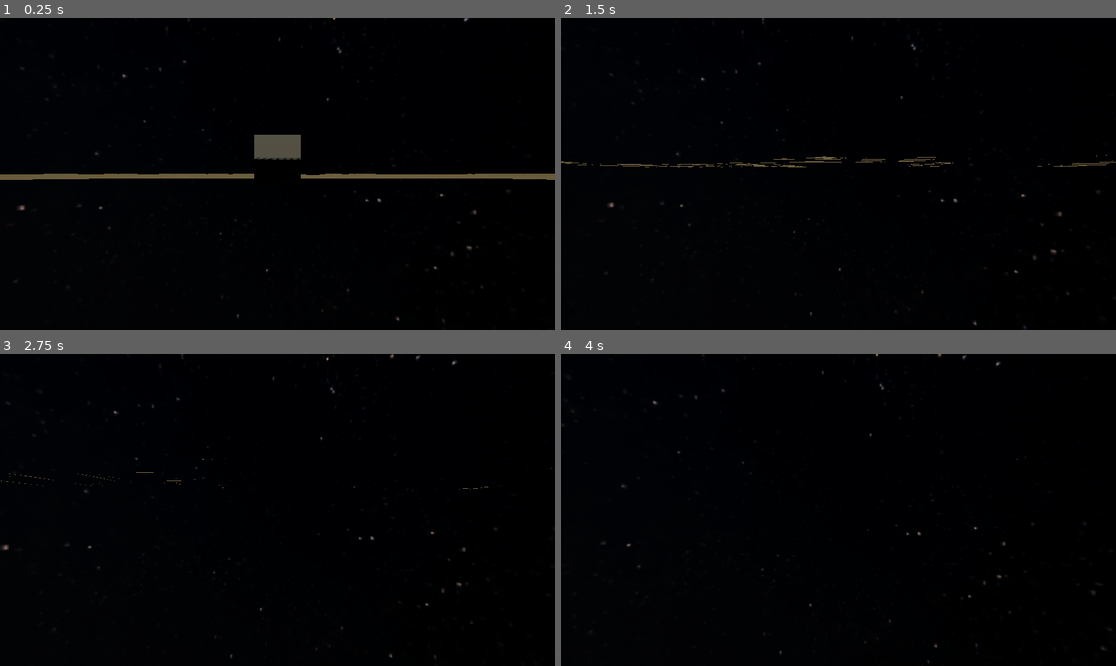
Above: before the commit, frames 1-4 (two rows, left to right).
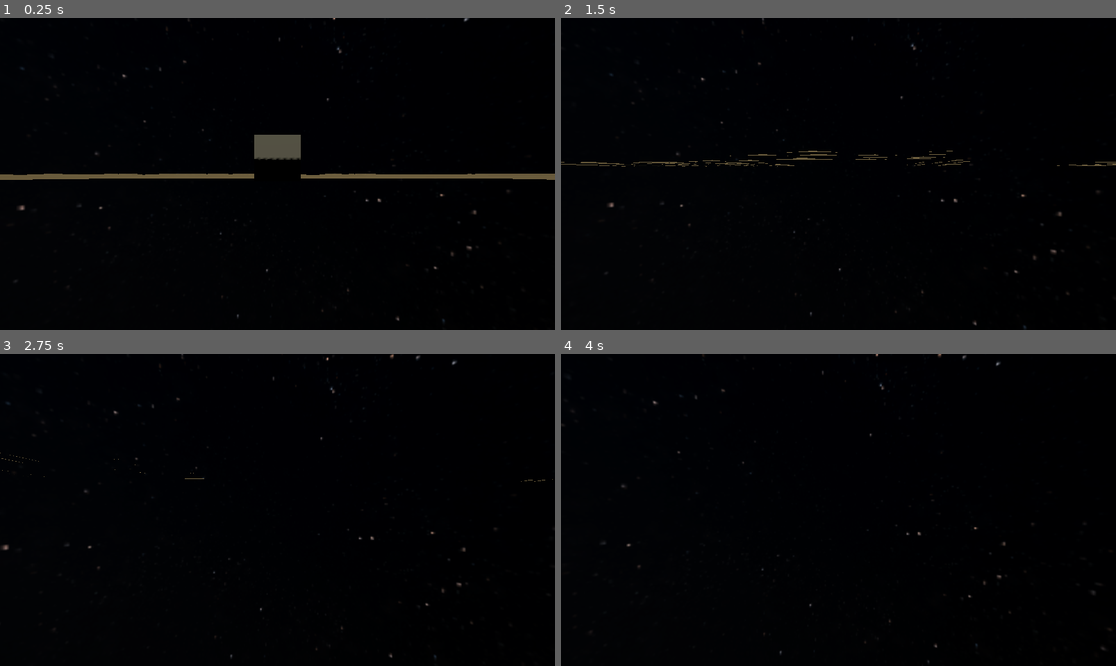
Above: after the commit, the same moments.

Repository: drussillo/Planet-Prospectors
Game: Godot game, scene res://scenes/planet1/planet_1.tscn
Two runs of this game, one before a commit and one after it. Both use one fixed random seed, a clock stepped at 60 frames per second and the inputs below.
Inputs (mouse positions are in pixels of both pictures, inside the frame that each line leads up to):
- Up to frame 1 (0.25 s): no input
- Up to frame 2 (1.5 s): move the mouse to (866, 174) at 0.52 s; hold F (interact, bound only after the commit) 0.53-1.28 s; hold W (forward) from 0.53 s (still down); tap Space (jump) at 0.77 s; move the mouse to (810, 174) at 1.27 s; tap F (interact, bound only after the commit) at 1.35 s
- Up to frame 3 (2.75 s): keep holding W (forward); tap Space (jump) at 1.52 s; move the mouse to (288, 503) at 2.02 s; hold F (interact, bound only after the commit) from 2.03 s (still down)
- Up to frame 4 (4 s): keep holding W (forward); move the mouse to (832, 516) at 2.77 s; release F (interact, bound only after the commit) at 2.78 s; tap F (interact, bound only after the commit) at 2.85 s; tap Space (jump) at 3.02, 3.77 s; tap Enter at 3.5 s; move the mouse to (877, 513) at 3.52 s; hold F (interact, bound only after the commit) from 3.53 s (still down)

The runs differ from the first frame. In frame 1, less than 0.1% of the frame differs, in the area x 2-27%, y 49-51%; in frame 2, 0.6%, in the area x 0-100%, y 42-48%; in frame 3, less than 0.1%; in frame 4, less than 0.1%.

Commit message:
Oil chunks - Added oil chunks - Added chunk and oil chunk groups and tracking - Added oil collection - Added drill scene (still very conceptual)

Diff:
--- a/planet-prospectors/project.godot
+++ b/planet-prospectors/project.godot
@@ -14,6 +14,11 @@
 run/main_scene="uid://c7nvrwodb08oj"
 config/features=PackedStringArray("4.6", "Forward Plus")
 config/icon="res://icon.svg"
+
+[global_group]
+
+oilchunks=""
+chunks=""
 
 [input]
 
@@ -47,6 +52,11 @@
 "events": [Object(InputEventKey,"resource_local_to_scene":false,"resource_name":"","device":-1,"window_id":0,"alt_press …(195 unchanged characters)…
 ]
 }
+interact={
+"deadzone": 0.2,
+"events": [Object(InputEventKey,"resource_local_to_scene":false,"resource_name":"","device":-1,"window_id":0,"alt_pressed":false,"shift_pressed":false,"ctrl_pressed":false,"meta_pressed":false,"pressed":false,"keycode":0,"physical_keycode":70,"key_label":0,"unicode":102,"location":0,"echo":false,"script":null)
+]
+}
 
 [physics]
 
--- /dev/null
+++ b/planet-prospectors/scenes/drill.tscn
@@ -0,0 +1,20 @@
+[gd_scene format=3 uid="uid://dtuutkdkce8eu"]
+
+[ext_resource type="Script" uid="uid://s5mh6qyyv8r0" path="res://scripts/drill.gd" id="1_vm0cf"]
+
+[sub_resource type="PrismMesh" id="PrismMesh_4vdoa"]
+
+[sub_resource type="ConcavePolygonShape3D" id="ConcavePolygonShape3D_4vdoa"]
+data = PackedVector3Array(0, 0.5, 0.5, 0.5, -0.5, 0.5, -0.5, -0.5, 0.5, 0, 0.5, -0.5, -0.5, -0.5, -0.5, 0.5, -0.5, -0.5, 0, 0.5, 0.5, 0, 0.5, -0.5, 0.5, -0.5, 0.5, 0, 0.5, -0.5, 0.5, -0.5, -0.5, 0.5, -0.5, 0.5, 0, 0.5, -0.5, 0, 0.5, 0.5, -0.5, -0.5, -0.5, 0, 0.5, 0.5, -0.5, -0.5, 0.5, -0.5, -0.5, -0.5, -0.5, -0.5, 0.5, 0.5, -0.5, 0.5, -0.5, -0.5, -0.5, 0.5, -0.5, 0.5, 0.5, -0.5, -0.5, -0.5, -0.5, -0.5)
+
+[node name="Drill" type="Node3D" unique_id=1771076]
+script = ExtResource("1_vm0cf")
+
+[node name="MeshInstance3D" type="MeshInstance3D" parent="." unique_id=629064329]
+transform = Transform3D(1, 0, 0, 0, -1, 8.742278e-08, 0, -8.742278e-08, -1, 0, 0, 0)
+mesh = SubResource("PrismMesh_4vdoa")
+
+[node name="StaticBody3D" type="StaticBody3D" parent="MeshInstance3D" unique_id=910968742]
+
+[node name="CollisionShape3D" type="CollisionShape3D" parent="MeshInstance3D/StaticBody3D" unique_id=121035060]
+shape = SubResource("ConcavePolygonShape3D_4vdoa")
--- a/planet-prospectors/scenes/player.tscn
+++ b/planet-prospectors/scenes/player.tscn
@@ -1,6 +1,7 @@
 [gd_scene format=3 uid="uid://dsxv2swex35t6"]
 
 [ext_resource type="Script" uid="uid://u2n20ou62y4e" path="res://scripts/player.gd" id="1_4flbx"]
+[ext_resource type="Script" uid="uid://ddy4lwod8fyf" path="res://scripts/playeraim.gd" id="2_g2els"]
 
 [sub_resource type="CapsuleShape3D" id="CapsuleShape3D_sh265"]
 
@@ -16,3 +17,7 @@
 
 [node name="Camera3D" type="Camera3D" parent="Head" unique_id=1528314665]
 transform = Transform3D(1, 0, 0, 0, 1, 0, 0, 0, 1, 0, 0.49289918, 0)
+
+[node name="PlayerAim" type="RayCast3D" parent="Head" unique_id=1442054577]
+transform = Transform3D(2, 0, 0, 0, -8.742278e-08, -2, 0, 2, -8.742278e-08, 0, 0, 0)
+script = ExtResource("2_g2els")
--- /dev/null
+++ b/planet-prospectors/scripts/drill.gd
@@ -0,0 +1,11 @@
+extends Node3D
+
+
+# Called when the node enters the scene tree for the first time.
+func _ready() -> void:
+	pass # Replace with function body.
+
+
+# Called every frame. 'delta' is the elapsed time since the previous frame.
+func _process(delta: float) -> void:
+	pass
--- a/planet-prospectors/scripts/planet1/chunk.gd
+++ b/planet-prospectors/scripts/planet1/chunk.gd
@@ -4,19 +4,30 @@
 var chunk_length
 var chunk_height
 var mat
+var oilchunk
+var oil_amount:int = 0
 
+func get_oil_amount() -> int:
+	return oil_amount
 
-func set_chunk(x, z, width, length) -> void:
+func set_chunk(x, z, width, length, is_oilchunk) -> void:
 	mat = $floor.get_surface_override_material(0).duplicate()
 	$floor.set_surface_override_material(0, mat)
 	chunk_width = width
 	chunk_length = length
 	chunk_height = randi_range(1, 3)
-	#chunk_height = 1
+	#chunk_height = 10
 	position.x = x
 	position.z = z
 	scale = Vector3(chunk_width, chunk_height, chunk_length)
 	mat.uv1_scale = Vector3(chunk_width+chunk_height, chunk_length, 1) / 4
+	oilchunk = is_oilchunk
+	add_to_group("chunks")
+	if oilchunk:
+		add_to_group("oilchunks")
+		# TODO: balancing oil amount based on chunk (mesh?)
+		oil_amount = 1.0 / (chunk_width + chunk_length) * 10000
+		mat.albedo_color = Color(0, 0, 0) # debug
 
 	#mat.albedo_color = Color(randf(), randf() ,randf()) # debug
 
--- a/planet-prospectors/scripts/planet1/planet_1.gd
+++ b/planet-prospectors/scripts/planet1/planet_1.gd
@@ -3,11 +3,13 @@
 const GRAVITY = 9.8
 const CHUNK_SMALL_SIZE = 16 # at least 2 for some reason
 const CHUNK_BIG_SIZE = 64
-const CHUNK_BIG_AMOUNT = 5
+const CHUNK_BIG_AMOUNT = 5 # total is square of this value
+const OILCHUNK_PERC = 5.0
+
 const PLANET_SIZE = 2 * CHUNK_BIG_SIZE * CHUNK_BIG_AMOUNT
-
 const CHUNK_SCENE = preload("res://scenes/planet1/chunk.tscn")
 var rng = RandomNumberGenerator.new()
+var oilchunk_count = 0
 
 # Called when the node enters the scene tree for the first time.
 func _ready() -> void:
@@ -34,11 +36,12 @@
 
 	var vert_split = vert_split_chance >= rng.randi_range(1, 100)
 	var hor_split = hor_split_chance >= rng.randi_range(1, 100)
-	print(vert_split, hor_split)
 
 	if !vert_split && !hor_split || width < CHUNK_SMALL_SIZE || length < CHUNK_SMALL_SIZE:
 		var chunk_instance = CHUNK_SCENE.instantiate()
-		chunk_instance.set_chunk(pos_x, pos_z, width, length)
+		var oilchunk:bool = randf() < (OILCHUNK_PERC / 100)
+		if oilchunk: oilchunk_count += 1
+		chunk_instance.set_chunk(pos_x, pos_z, width, length, oilchunk)
 		add_child(chunk_instance)
 		return
 
@@ -56,4 +59,11 @@
 
 # Called every frame. 'delta' is the elapsed time since the previous frame.
 func _process(delta: float) -> void:
+	for chunk in get_tree().get_nodes_in_group("chunks"):
+		#print(oilchunk.global_position, oilchunk.chunk_width, oilchunk.chunk_length)
+		if ($player.global_position.x > chunk.global_position.x - chunk.chunk_width &&
+			$player.global_position.x < chunk.global_position.x + chunk.chunk_width &&
+			$player.global_position.z > chunk.global_position.z - chunk.chunk_length &&
+			$player.global_position.z < chunk.global_position.z + chunk.chunk_length):
+			$player.current_chunk = chunk
 	pass
--- a/planet-prospectors/scripts/player.gd
+++ b/planet-prospectors/scripts/player.gd
@@ -1,15 +1,24 @@
 extends CharacterBody3D
 
 
-const SPEED = 4.0
+#const SPEED = 4.0
+const SPEED = 40.0 # debug speed
 const JUMP_VELOCITY = 4.5
 const MOUSE_SENS = 0.001
+
+const DRILL_SCENE = preload("res://scenes/drill.tscn")
 
 var head_bob_speed = 0.01
 @onready var head_distance = $Head.global_position.y - global_position.y
 
+var current_chunk
+var current_oil = 0
+
 func _ready() -> void:
 	Input.set_mouse_mode(Input.MOUSE_MODE_CAPTURED)
+	# TODO: spawn on surface / spawn on rocket, then land
+	#position.y = 1000
+	#velocity.y = -500
 
 func _input(event) -> void:
 	if event is InputEventMouseMotion:
@@ -48,4 +57,19 @@
 		velocity.z = move_toward(velocity.z, 0, SPEED)
 		if is_on_floor():
 			$Head.position.y = global_position.y + head_distance
+
+	if Input.is_action_just_pressed("interact"):
+		#var drill = DRILL_SCENE.instantiate()
+		#drill.position = position
+		#add_sibling(drill)
+		pass
+		# TODO: place drill
+		#print(get_node("Head/PlayerAim").target_position)
+
+	if current_chunk != null:
+		if Input.is_action_pressed("interact") && current_chunk.oil_amount > 0:
+			current_chunk.oil_amount -= 1;
+			current_oil += 1;
+
+		print(current_chunk.oil_amount, "  ", current_oil)
 	move_and_slide()
--- /dev/null
+++ b/planet-prospectors/scripts/playeraim.gd
@@ -0,0 +1,11 @@
+extends RayCast3D
+
+
+# Called when the node enters the scene tree for the first time.
+func _ready() -> void:
+	pass # Replace with function body.
+
+
+# Called every frame. 'delta' is the elapsed time since the previous frame.
+func _process(delta: float) -> void:
+	pass
Not shown: 1 places in planet-prospectors/scenes/planet1/chunk.tscn that only renumber resources
Not shown, added: planet-prospectors/scripts/drill.gd.uid
Not shown, added: planet-prospectors/scripts/playeraim.gd.uid
